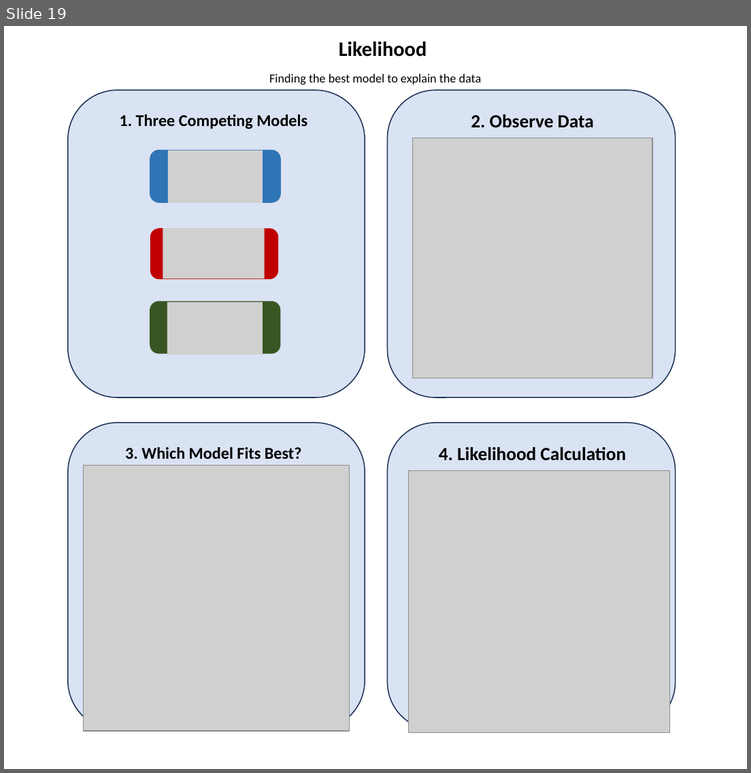
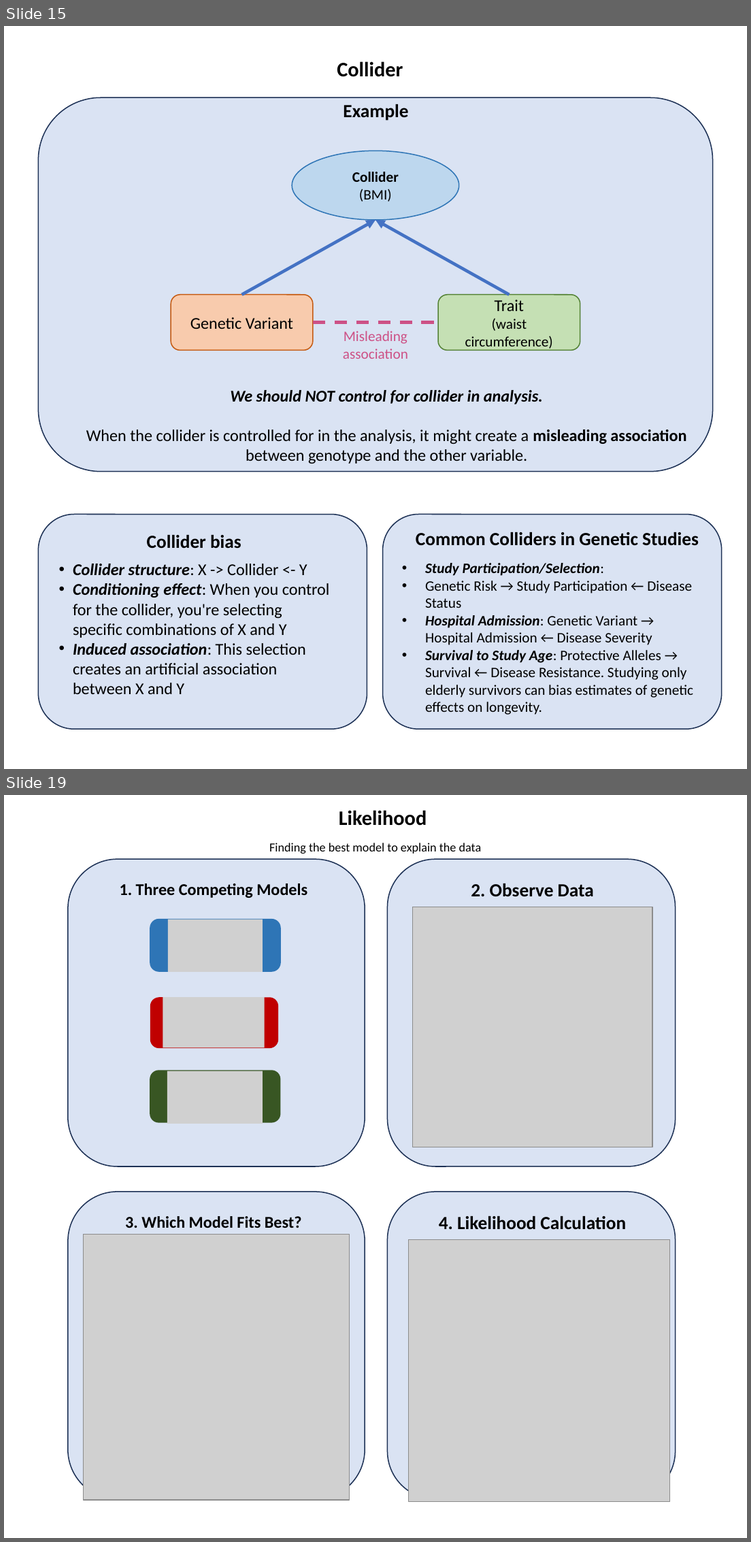
Before and after one commit to StatFunGen/statgen-prerequisites, a slide deck: graphical_summary/slides.pptx. Shown one above the other, each under a label of ours: slide 19 before the commit, slides 15 and 19 after it; the slides between them are not shown. The pictures are 751x773 and 751x1542 pixels, drawn with LibreOffice and Linux fonts; fonts in the diff are those of the drawing; grey boxes stand for pictures. Boxes give left, top, right and bottom in pixels: in the first picture for what was removed or moved away, otherwise in the second. Text is boxed around its words. In the diff, an @@ line names an element or a change of style, - is before the commit and + after.

```diff
--- a/graphical_summary/slides.pptx
+++ b/graphical_summary/slides.pptx
@@ slide 15 added at [4,26,747,769], background #FFFFFF @@
@@ text added at [337,61,402,77], 20 pt, text #000000, bold @@
+Collider
@@ rounded rectangle added at [38,97,713,471], fill #DAE3F3, outline #1E3256 1 pt @@
@@ text added at [343,104,408,121], 18 pt, text #000000, bold @@
+Example
@@ ellipse added at [292,150,459,220], fill #BDD7EE, outline #2E75B6 1 pt, 14 pt, text #000000, bold @@
+Collider
+(BMI)
@@ arrow added from (241, 295) to (375, 220), #4472C4 3 pt @@
@@ arrow added from (509, 295) to (375, 220), #4472C4 3 pt @@
@@ rounded rectangle added at [171,295,313,350], fill #F8CBAD, outline #C55A11 1 pt, 16 pt, text #000000 @@
+Genetic Variant
@@ rounded rectangle added at [438,295,579,350], fill #C5E0B4, outline #548235 1 pt, 14 pt, text #000000 @@
+Trait
+(waist circumference)
@@ line added from (313, 322) to (438, 322), #CD5186 3 pt dashed @@
@@ text added at [343,331,408,359], 14 pt, text #CD5186 @@
+Misleading association
@@ text added at [86,390,686,463], 16 pt, text #000000 @@
+We should NOT control for collider in analysis.
+When the collider is controlled for in the analysis, it might create a misleading association between genotype and the other variable.
@@ rounded rectangle added at [38,514,366,728], fill #DAE3F3, outline #1E3256 1 pt @@
@@ rounded rectangle added at [383,514,721,728], fill #DAE3F3, outline #1E3256 1 pt @@
@@ text added at [147,535,241,548], 18 pt, text #000000, bold @@
+Collider bias
@@ text added at [415,532,698,546], 18 pt, text #000000, bold @@
+Common Colliders in Genetic Studies
@@ text added at [73,563,330,694], 16 pt, text #000000 @@
+• Collider structure: X -> Collider <- Y
+• Conditioning effect: When you control for the collider, you're selecting specific combinations of X and Y
+• Induced association: This selection creates an artificial association between X and Y
@@ text added at [425,563,693,714], 14 pt, text #000000 @@
+• Study Participation/Selection:
+• Genetic Risk → Study Participation ← Disease Status
+• Hospital Admission: Genetic Variant → Hospital Admission ← Disease Severity
+• Survival to Study Age: Protective Alleles → Survival ← Disease Resistance. Studying only elderly survivors can bias estimates of genetic effects on longevity.
```
Also in this commit, not shown: 5 slides changed, 1 other slide added, 2 slides removed, 26 other files.
